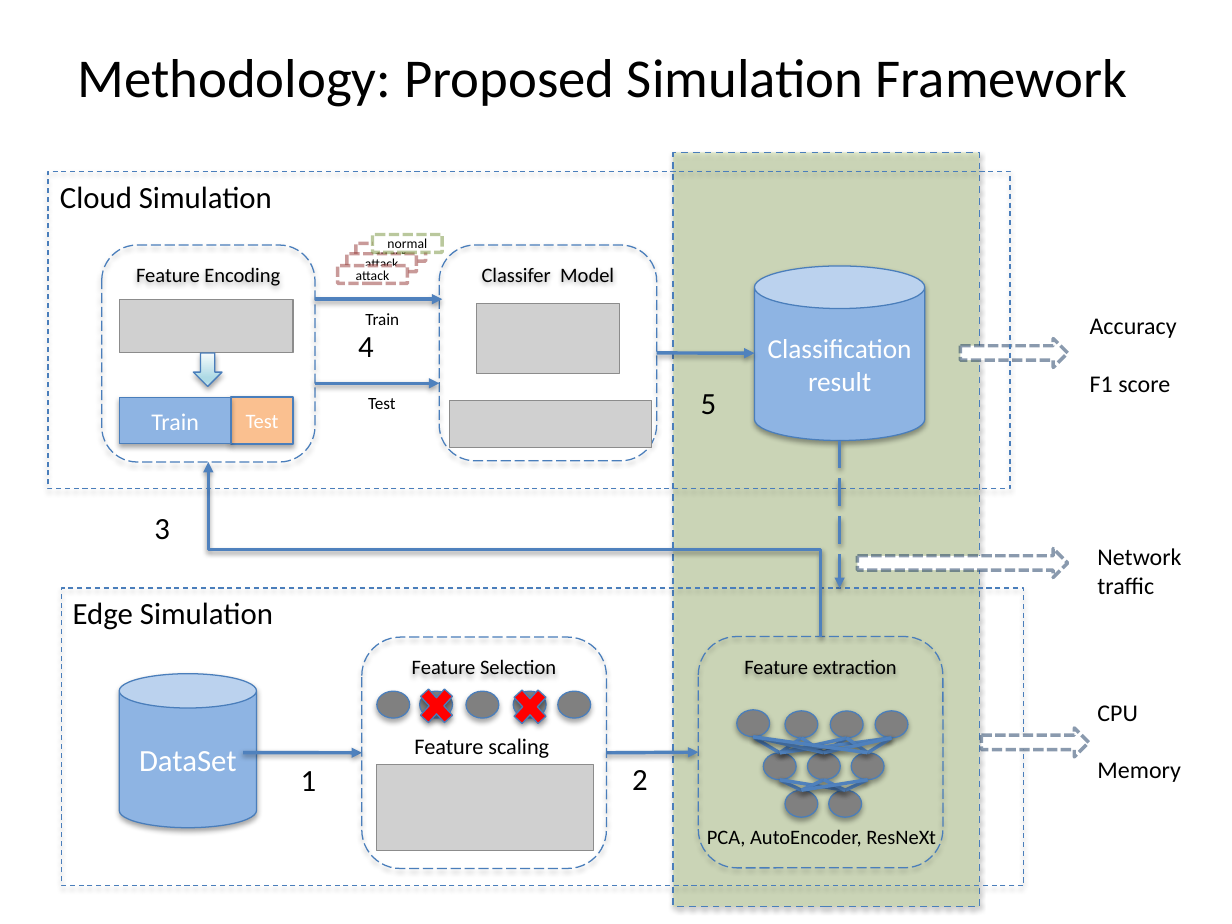
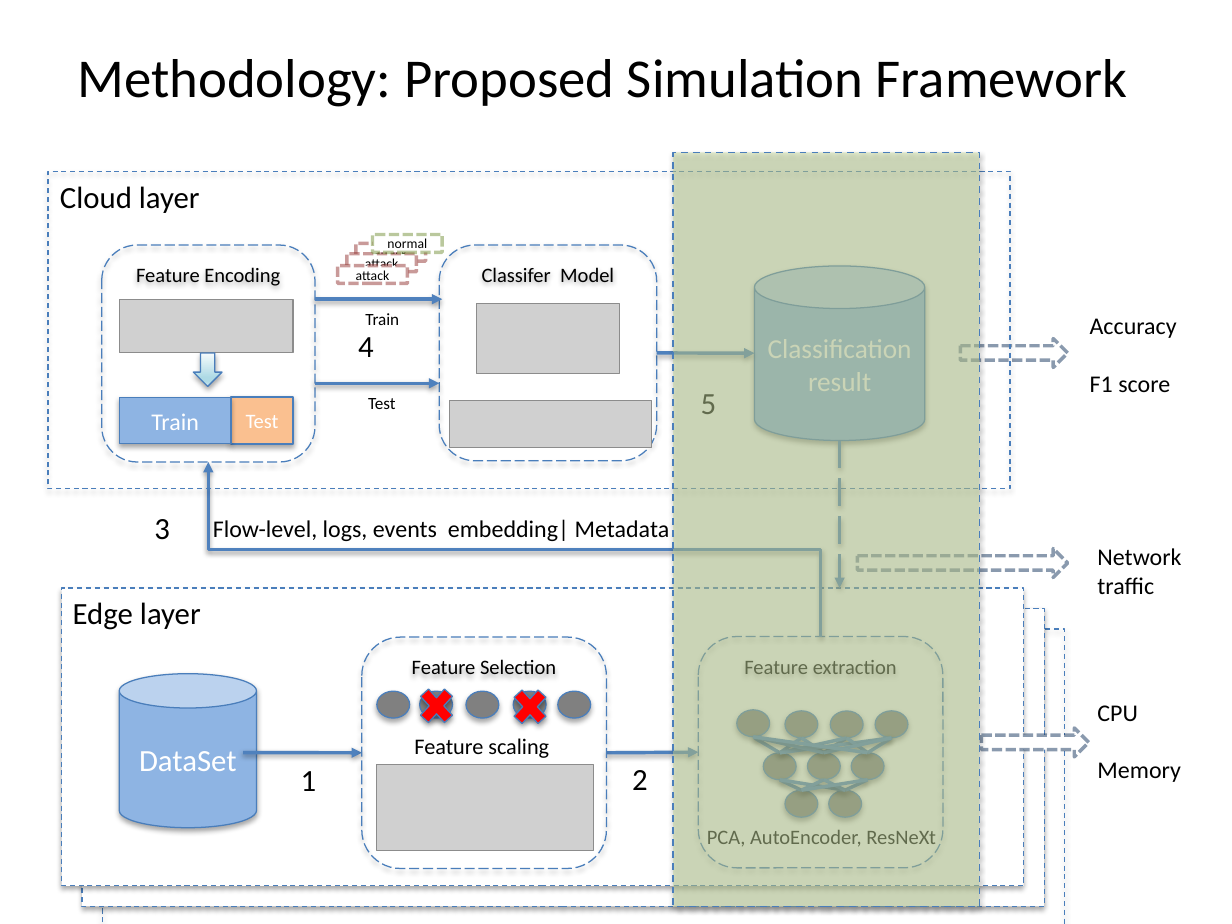
Before and after one commit to YMa10-ACS/Edge-IDS-Framework, a slide deck: slide 7 of Presentation/IoMT_IDS_Presentation.pptx. Drawn at 1232x924 pixels with LibreOffice and Linux fonts; fonts in the diff are those of the drawing; grey boxes stand for pictures. Boxes give left, top, right and bottom in pixels: in the first picture for what was removed or moved away, otherwise in the second. Text is boxed around its words. In the diff, an @@ line names an element or a change of style, - is before the commit and + after.

```diff
--- a/Presentation/IoMT_IDS_Presentation.pptx
+++ b/Presentation/IoMT_IDS_Presentation.pptx
@@ text at <box>60,186,200,213</box>: text changed @@
-Cloud Simulation
+Cloud layer
@@ text in cylinder at <box>768,339,912,391</box>: text removed @@
-Classification result
@@ text added at <box>213,519,670,541</box>, 14 pt, text #000000 @@
+Flow-level, logs, events embedding| Metadata
@@ rectangle at <box>62,588,1024,886</box>: fill none to #FFFFFF @@
@@ text at <box>73,602,201,630</box>: text changed @@
-Edge Simulation
+Edge layer
@@ rectangle added at <box>83,609,1045,907</box>, fill #FFFFFF, outline #4B7EBC 0.75 pt dashed @@
@@ rectangle added at <box>102,630,1064,924</box>, outline #4B7EBC 0.75 pt dashed @@
```
Also in this commit, not shown: 3 other slides changed, 11 other files.
